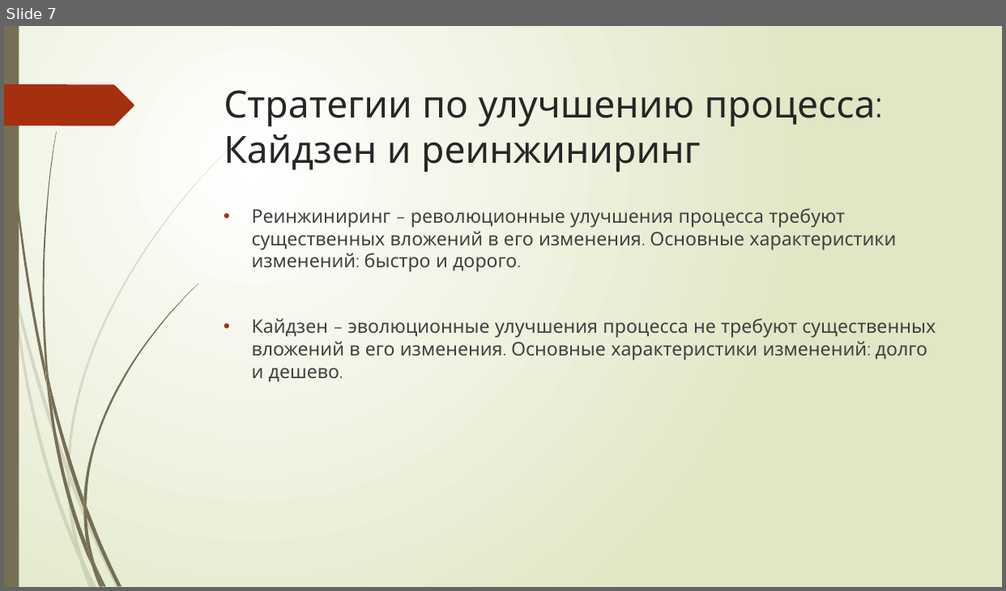
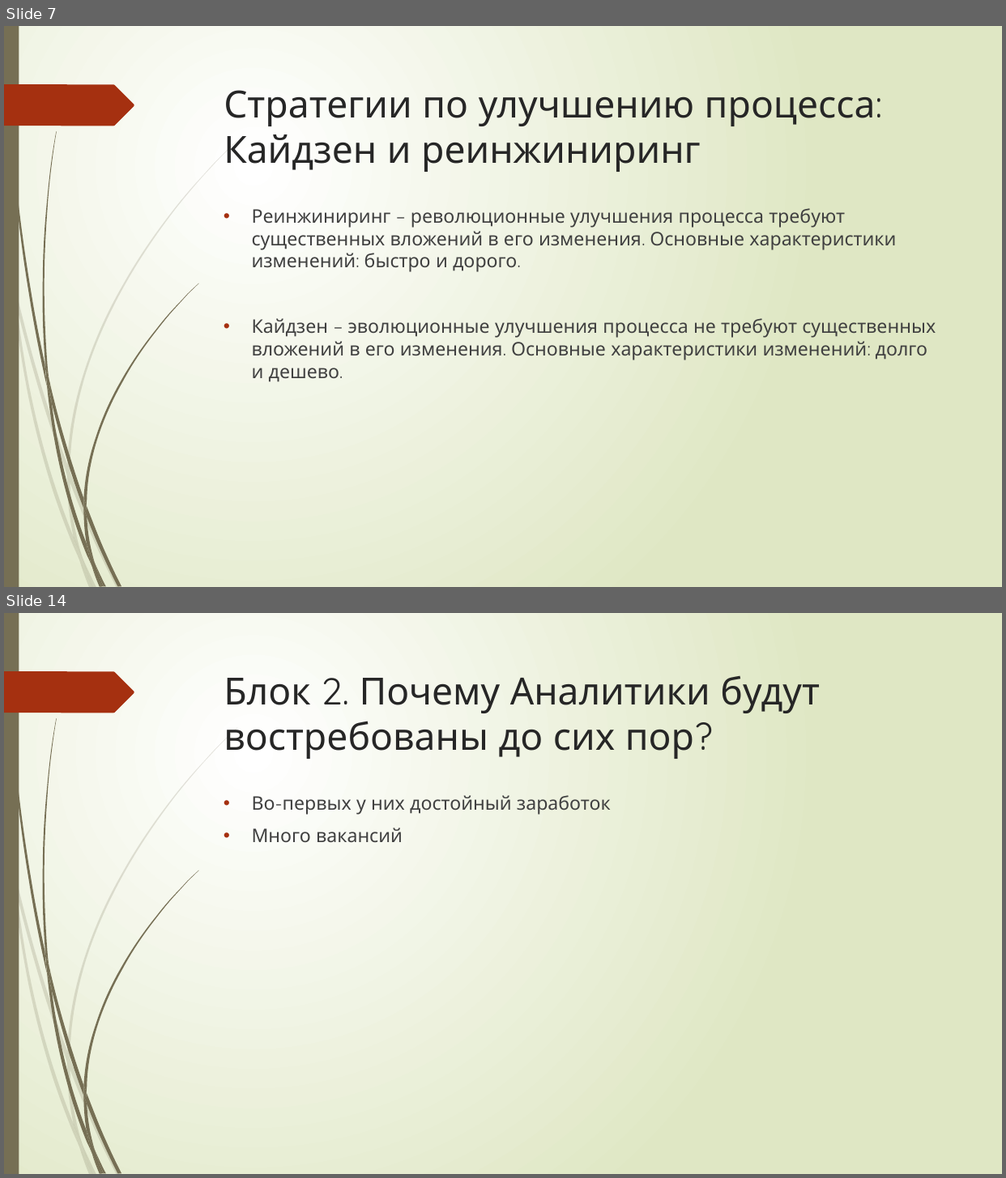
Before and after one commit to Vadilandus/Antonyuk-Vadim-Algoritm, a slide deck: Скиллбокс.pptx. Shown one above the other, each under a label of ours: slide 7 before the commit, slides 7 and 14 after it; the slides between them are not shown. The pictures are 1006x591 and 1006x1178 pixels, drawn with LibreOffice and Linux fonts; fonts in the diff are those of the drawing. Boxes give left, top, right and bottom in pixels: in the first picture for what was removed or moved away, otherwise in the second. Text is boxed around its words. In the diff, an @@ line names an element or a change of style, - is before the commit and + after.

```diff
--- a/Скиллбокс.pptx
+++ b/Скиллбокс.pptx
@@ slide 14 added at (4, 613, 1002, 1174), background gradient #FFFFFF to #DFE8C4; not listed: 24 template elements that a slide beside it also shows @@
@@ title added at (224, 676, 820, 759), 36 pt, text #262626 @@
+Блок 2. Почему Аналитики будут востребованы до сих пор?
@@ text added at (252, 795, 611, 842), 18 pt, text #404040 @@
+• Во-первых у них достойный заработок
+• Много вакансий
```
Also in this commit, not shown: 13 other slides added.
